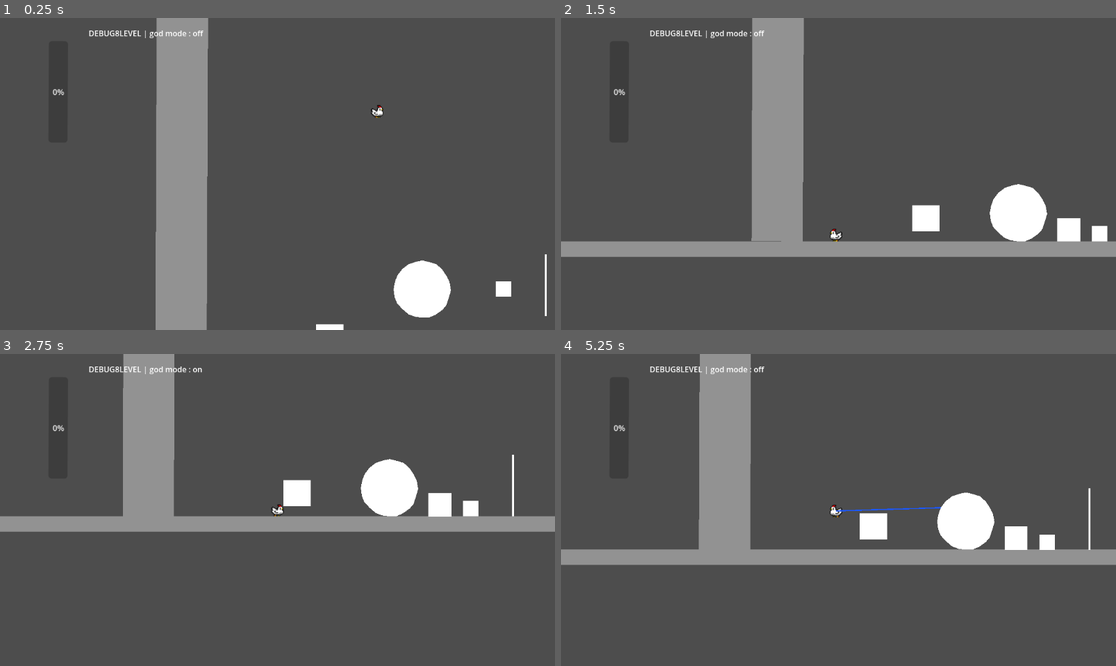
Above: before the commit, frames 1-4 (two rows, left to right).
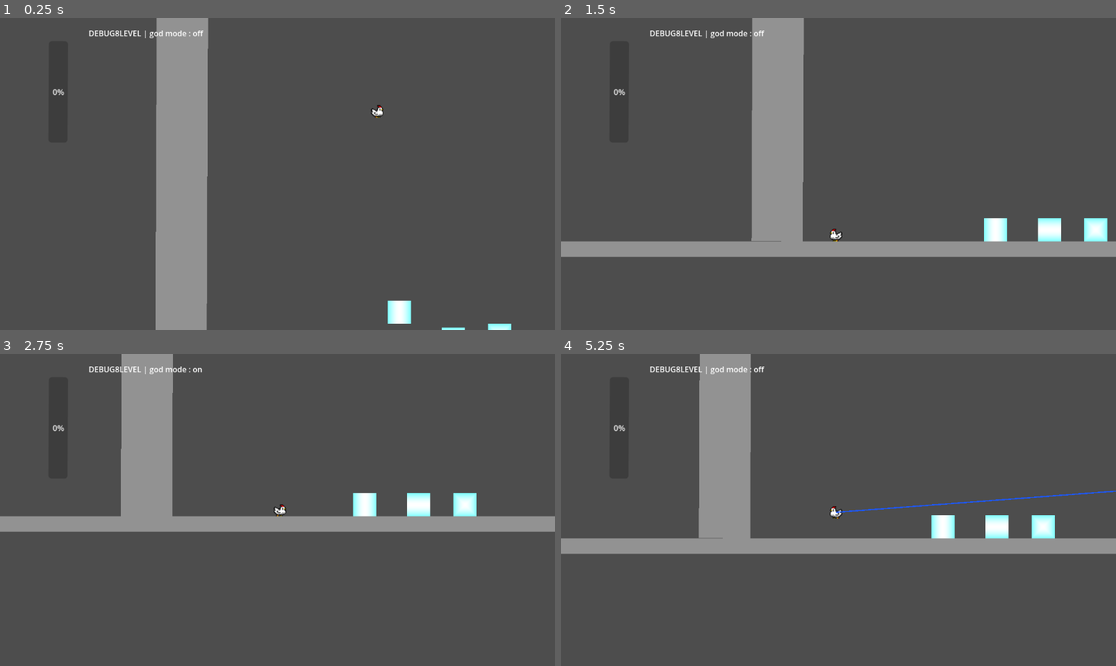
Above: after the commit, the same moments.

Repository: mgi-dev/size-them-up
Game: Godot game, scene res://scenes/levels/debug.tscn
Two runs of this game, one before a commit and one after it. Both use one fixed random seed, a clock stepped at 60 frames per second and the inputs below.
Inputs (mouse positions are in pixels of both pictures, inside the frame that each line leads up to):
- Up to frame 1 (0.25 s): no input
- Up to frame 2 (1.5 s): move the mouse to (960, 158) at 0.52 s; hold Right mouse button (size_down) 0.53-1.28 s; hold A (player_move_right) from 0.53 s (still down); tap Space (player_jump) at 0.77 s; move the mouse to (727, 189) at 1.27 s; click (727, 189) at 1.35 s
- Up to frame 3 (2.75 s): tap Space (player_jump) at 1.52 s; move the mouse to (333, 441) at 2.02 s; release A (player_move_right) at 2.03 s; hold D (player_move_left) from 2.03 s (still down); tap G (toggle_god_mode) at 2.1 s
- Up to frame 4 (5.25 s): move the mouse to (810, 572) at 2.77 s; release D (player_move_left) at 2.78 s; hold A (player_move_right) 2.78-4.28 s; right-click (810, 572) at 2.85 s; tap Space (player_jump) at 3.02, 3.77, 4.52 s; move the mouse to (1005, 556) at 3.52 s; press the mouse at (1005, 556) at 3.53 s; move the mouse to (672, 463) at 4.27 s; release the mouse at (672, 463) at 4.28 s; hold D (player_move_left) 4.28-5.03 s; tap G (toggle_god_mode) at 4.35 s; move the mouse to (866, 510) at 5.02 s; hold A (player_move_right) from 5.03 s (still down); hold Right mouse button (size_down) from 5.03 s (still down)

The runs differ from the first frame. In frame 1, 2.1% of the frame differs, in the area x 56-99%, y 75-100%; in frame 2, 2.8%; in frame 3, 3.4%; in frame 4, 9.7%, in the area x 0-100%, y 8-68%.

Commit message:
first shader. Was not pleasant.

Diff:
--- a/scenes/levels/debug.tscn
+++ b/scenes/levels/debug.tscn
@@ -2,10 +2,6 @@
 
 [ext_resource type="PackedScene" uid="uid://dfqw1xr5wsq0q" path="res://scenes/levels/base_level.tscn" id="1_nwlxf"]
 [ext_resource type="PackedScene" uid="uid://c513vd3w5aj6j" path="res://scenes/resizable/rect_resizable.tscn" id="2_p0r41"]
-[ext_resource type="PackedScene" uid="uid://btaph64xx2gfe" path="res://scenes/resizable/oval_resizable.tscn" id="3_ulekh"]
-[ext_resource type="PackedScene" uid="uid://bvdw55jt5odq4" path="res://scenes/resizable/flying_rect.tscn" id="4_xs65t"]
-[ext_resource type="PackedScene" uid="uid://cfd3uikiuifyx" path="res://scenes/resizable/segment_resizable.tscn" id="5_h7x1a"]
-[ext_resource type="PackedScene" uid="uid://d1jgctgaw3ylo" path="res://scenes/resizable/rect_resizable_floored.tscn" id="6_gd5e8"]
 
 [node name="DEBUG8LEVEL" unique_id=1818539085 instance=ExtResource("1_nwlxf")]
 
@@ -16,17 +12,13 @@
 position = Vector2(831.99994, 360)
 scale = Vector2(2.3013175, 8.583436)
 
-[node name="ResizableV3" parent="." index="5" unique_id=2023618698 instance=ExtResource("2_p0r41")]
-position = Vector2(488, 584)
+[node name="ResizableV3" parent="." index="5" unique_id=462912311 instance=ExtResource("2_p0r41")]
+position = Vector2(336, 512)
+resize_mode = 2
 
-[node name="OvalResizable" parent="." index="6" unique_id=1772709671 instance=ExtResource("3_ulekh")]
-position = Vector2(384, 464)
+[node name="ResizableV4" parent="." index="6" unique_id=2125065801 instance=ExtResource("2_p0r41")]
+position = Vector2(448, 568)
+resize_mode = 1
 
-[node name="FlyingRect" parent="." index="7" unique_id=1557438471 instance=ExtResource("4_xs65t")]
-position = Vector2(192, 592)
-
-[node name="SegmentResizable" parent="." index="8" unique_id=501017971 instance=ExtResource("5_h7x1a")]
-position = Vector2(640, 456)
-
-[node name="RectResizableFloored" parent="." index="9" unique_id=329045400 instance=ExtResource("6_gd5e8")]
-position = Vector2(552, 480)
+[node name="ResizableV5" parent="." index="7" unique_id=1073293426 instance=ExtResource("2_p0r41")]
+position = Vector2(544, 560)
--- /dev/null
+++ b/scenes/resizable/rect_resizable.gdshader
@@ -0,0 +1,81 @@
+shader_type canvas_item;
+
+uniform int mode : hint_enum("Horizontal", "Vertical", "Full") = 0;
+
+const int HORIZONTAL = 0;
+const int VERTICAL = 1;
+const int FULL = 2;
+
+
+uniform vec4 edge_color : source_color = vec4(1.0,1.0,1.0,1.0);
+
+uniform vec4 center_color : source_color = vec4(0.6,0.8,1.0,1.0);
+
+
+vec4 get_color_for_horizontal_mode(vec2 _UV){
+	// UV.x -> 0, .2 , .5, .75, 1
+	// x is between 0 and 1
+	// Ex: x == 0.1 --> 0.1 - 0.5 = 0.4 (abs) x 2 = 0.8 --> almost white.
+	float gradiant = abs(_UV.x - 0.5) * 2.0;
+	//float gradiant = 1.0; // --> white
+	//float gradiant = 0.0; // --> blue
+	float t = smoothstep(0.0, 2, gradiant);
+	return mix(vec4(1, 1, 1, 1), vec4(0, 1, 1, 1), t);
+}
+
+vec4 get_color_for_vertical_mode(vec2 _UV){
+	float gradiant = abs(_UV.y - 0.5) * 2.0;
+	float t = smoothstep(0.0, 2, gradiant);
+	return mix(vec4(1, 1, 1, 1), vec4(0, 1, 1, 1), t);
+}
+
+vec4 get_color_for_full_mode(vec2 _UV){
+	// I don't even know how to explain this.
+	//float gradiant = 1.0; // --> white
+	//float gradiant = 0.0; // --> blue
+    float d = max(
+        abs(_UV.x - 0.5) * 2.0,
+		abs(_UV.y - 0.5) * 2.0
+    );
+  	float t = smoothstep(0.0, 2, d);
+	return mix(vec4(1, 1, 1, 1), vec4(0, 1, 1, 1), t);
+}
+
+
+void fragment()
+{
+
+    switch (mode) {
+        case HORIZONTAL:
+            COLOR = get_color_for_horizontal_mode(UV);
+            break;
+        case VERTICAL:
+            COLOR = get_color_for_vertical_mode(UV);
+            break;
+		case FULL:
+            COLOR = get_color_for_full_mode(UV);
+            break;
+    }
+
+}
+
+
+/*
+mix(a, b, t) linearly interpolates between two values.
+
+t = 0 → returns a
+t = 1 → returns b
+t = 0.5 → halfway between a and b
+
+
+smoothstep() is a function that creates a smooth transition between two values.
+
+Think of it as a softer version of clamp().
+
+0.0  -> 0.0
+0.25 -> ~0.16
+0.5  -> 0.5
+0.75 -> ~0.84
+1.0  -> 1.0
+
+*/
--- a/scenes/resizable/rect_resizable.tscn
+++ b/scenes/resizable/rect_resizable.tscn
@@ -1,17 +1,98 @@
 [gd_scene format=3 uid="uid://c513vd3w5aj6j"]
 
 [ext_resource type="Script" uid="uid://dm3of42vqtu4u" path="res://scenes/resizable/resizable_v_2.gd" id="1_27yq0"]
+[ext_resource type="Texture2D" uid="uid://b30i0atbl10hn" path="res://assets/images/rect_white_48.png" id="2_1sivu"]
 
 [sub_resource type="RectangleShape2D" id="RectangleShape2D_27yq0"]
 size = Vector2(48, 48)
 
 [sub_resource type="RectangleShape2D" id="RectangleShape2D_08c7m"]
 
+[sub_resource type="Shader" id="Shader_1sivu"]
+code = "shader_type canvas_item;
+
+uniform int mode : hint_enum(\"Horizontal\", \"Vertical\", \"Full\") = 0;
+
+const int HORIZONTAL = 0;
+const int VERTICAL = 1;
+const int FULL = 2;
+
+
+uniform vec4 edge_color : source_color = vec4(1.0,1.0,1.0,1.0);
+
+uniform vec4 center_color : source_color = vec4(0.6,0.8,1.0,1.0);
+
+
+vec4 get_color_for_horizontal_mode(vec2 _UV){
+	// UV.x -> 0, .2 , .5, .75, 1
+	// x is between 0 and 1
+	// Ex: x == 0.1 --> 0.1 - 0.5 = 0.4 (abs) x 2 = 0.8 --> almost white.
+	float gradiant = abs(_UV.x - 0.5) * 2.0;
+	//float gradiant = 1.0; // --> white
+	//float gradiant = 0.0; // --> blue
+	float t = smoothstep(0.0, 2, gradiant);
+	return mix(vec4(1, 1, 1, 1), vec4(0, 1, 1, 1), t);
+}
+
+vec4 get_color_for_vertical_mode(vec2 _UV){
+	float gradiant = abs(_UV.y - 0.5) * 2.0;
+	float t = smoothstep(0.0, 2, gradiant);
+	return mix(vec4(1, 1, 1, 1), vec4(0, 1, 1, 1), t);
+}
+
+vec4 get_color_for_full_mode(vec2 _UV){
+	// I don't even know how to explain this.
+	//float gradiant = 1.0; // --> white
+	//float gradiant = 0.0; // --> blue
+    float d = max(
+        abs(_UV.x - 0.5) * 2.0,
+		abs(_UV.y - 0.5) * 2.0
+    );
+  	float t = smoothstep(0.0, 2, d);
+	return mix(vec4(1, 1, 1, 1), vec4(0, 1, 1, 1), t);
+}
+
+
+void fragment()
+{
+
+    switch (mode) {
+        case HORIZONTAL:
+            COLOR = get_color_for_horizontal_mode(UV);
+            break;
+        case VERTICAL:
+            COLOR = get_color_for_vertical_mode(UV);
+            break;
+		case FULL:
+            COLOR = get_color_for_full_mode(UV);
+            break;
+    }
+
+}
+
+
+/*
+mix(a, b, t) linearly interpolates between two values.
+
+t = 0 → returns a
+t = 1 → returns b
+t = 0.5 → halfway between a and b
+
+*/
+
+"
+
+[sub_resource type="ShaderMaterial" id="ShaderMaterial_qowmo"]
+shader = SubResource("Shader_1sivu")
+shader_parameter/mode = 2
+shader_parameter/edge_color = Color(4.5242905e-06, 0.589347, 0.82031626, 1)
+shader_parameter/center_color = Color(1, 1, 1, 1)
+
 [node name="ResizableV2" type="RigidBody2D" unique_id=2113696681 node_paths=PackedStringArray("sprite", "hitbox", "player_detector")]
 contact_monitor = true
 max_contacts_reported = 5
 script = ExtResource("1_27yq0")
-sprite = NodePath("Polygon2D")
+sprite = NodePath("Sprite2D")
 hitbox = NodePath("CollisionShape2D")
 player_detector = NodePath("CollisionShape2D/ShapeCast2D")
 
@@ -24,6 +105,6 @@
 shape = SubResource("RectangleShape2D_08c7m")
 target_position = Vector2(0, 15)
 
-[node name="Polygon2D" type="Polygon2D" parent="." unique_id=1063005497]
-scale = Vector2(1.0195731, 0.982846)
-polygon = PackedVector2Array(-23.539265, -24.418882, 23.539265, -24.418882, 23.539265, 24.418882, -23.539265, 24.418882)
+[node name="Sprite2D" type="Sprite2D" parent="." unique_id=1983694559]
+material = SubResource("ShaderMaterial_qowmo")
+texture = ExtResource("2_1sivu")
--- a/scenes/resizable/resizable_v_2.gd
+++ b/scenes/resizable/resizable_v_2.gd
@@ -2,7 +2,7 @@
 # AnimatableBody2D
 class_name Resizable
 
-@export var sprite: Polygon2D
+@export var sprite: Sprite2D
 @export var hitbox: CollisionShape2D
 @export var player_detector: ShapeCast2D
 
@@ -46,6 +46,8 @@
 
 	SignalBus.resize_ray_resize_up.connect(resize_up)
 	SignalBus.resize_ray_resize_down.connect(resize_down)
+
+	parametrize_sprite_shader()
 
 
 func debug():
@@ -138,3 +140,13 @@
 			SignalBus.game_event_happened.emit(Enums.GAME_EVENT.PLAYER_CLOSE_TO_RESIZABLE)
 			return true
 	return false
+
+
+func parametrize_sprite_shader() -> void:
+	var gradiant_config = {
+		RESIZE_MODE.HORIZONTAL: 0,
+		RESIZE_MODE.VERTICAL: 1,
+		RESIZE_MODE.ALL: 2,
+	}
+	sprite.material = sprite.material.duplicate()
+	sprite.material.set_shader_parameter("mode", gradiant_config[resize_mode])
Binary file added: assets/images/rect_white_48.png
Not shown, added: assets/images/rect_white_48.png.import
Not shown, added: scenes/resizable/rect_resizable.gdshader.uid
